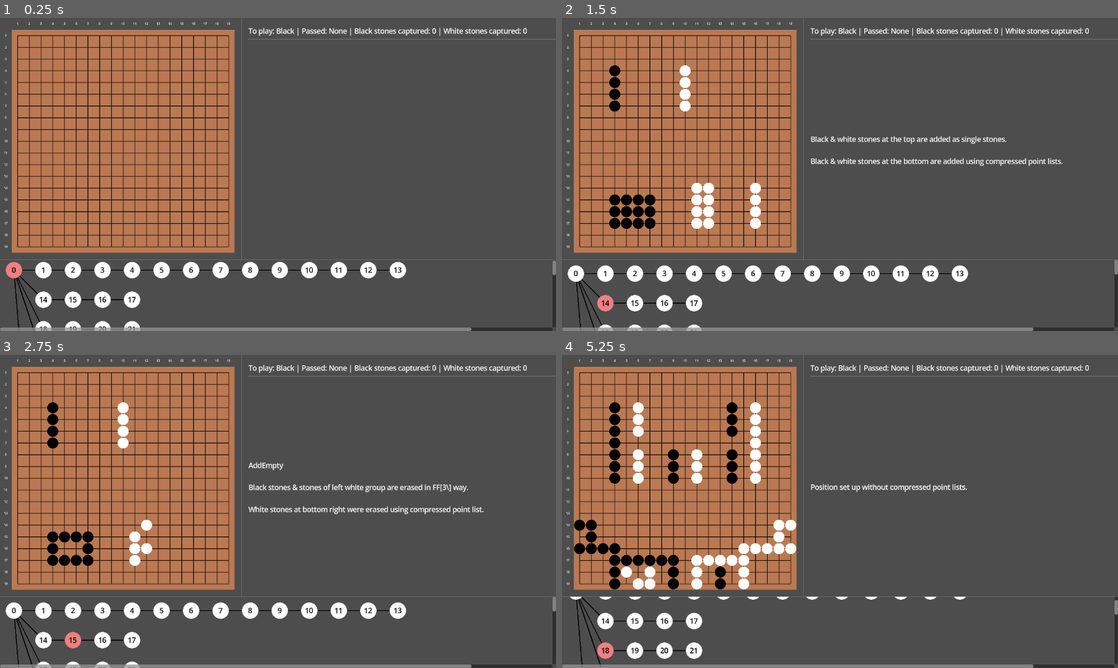
Above: before the commit, frames 1-4 (two rows, left to right).
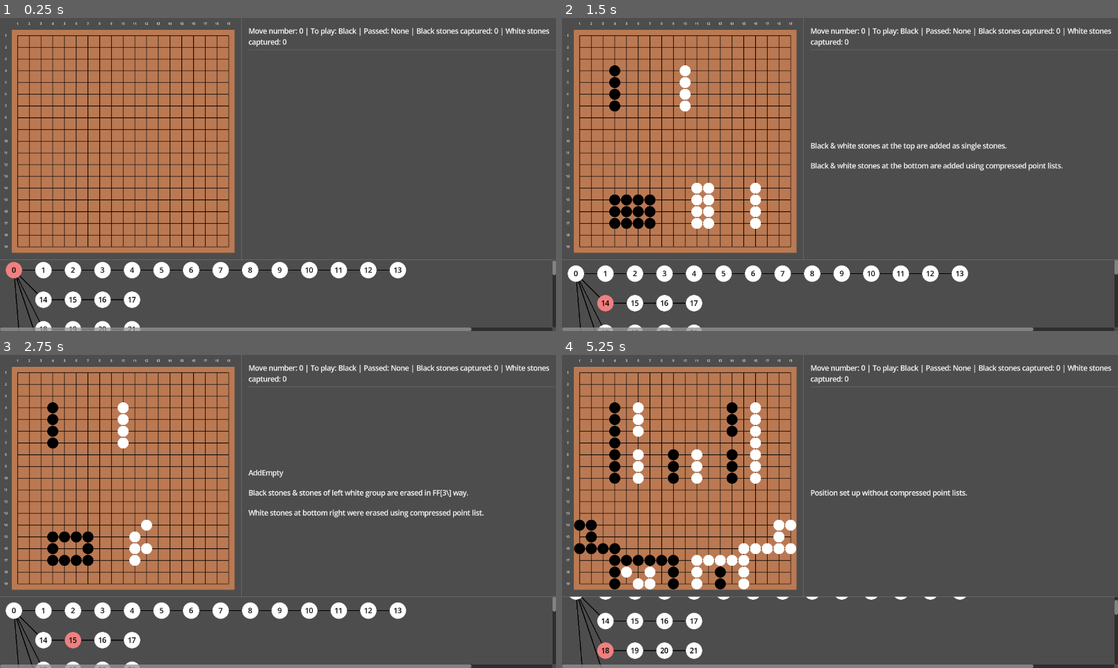
Above: after the commit, the same moments.

Repository: MichalHrbek/gdgo
Game: Godot game, scene res://scenes/main.tscn
The game is run twice, just before and just after one commit, with the same random seed, the same clock (stepped at 60 frames per second) and the same inputs.
Inputs (mouse positions are in pixels of both pictures, inside the frame that each line leads up to):
- Up to frame 1 (0.25 s): no input
- Up to frame 2 (1.5 s): tap Enter at 0.5 s; move the mouse to (578, 36) at 0.52 s; hold Right (ui_right) 0.53-1.28 s; click (578, 36) at 0.67 s; tap Space at 1.25 s; move the mouse to (589, 36) at 1.27 s; hold Down (ui_down) from 1.28 s (still down); click (589, 36) at 1.42 s
- Up to frame 3 (2.75 s): tap Enter at 2 s; move the mouse to (38, 373) at 2.02 s; release Down (ui_down) at 2.03 s; hold Right (ui_right) from 2.03 s (still down); click (38, 373) at 2.17 s
- Up to frame 4 (5.25 s): tap Space at 2.75, 4.25 s; move the mouse to (612, 373) at 2.77 s; release Right (ui_right) at 2.78 s; hold Up (ui_up) 2.78-3.53 s; click (612, 373) at 2.92 s; tap Enter at 3.5 s; move the mouse to (628, 373) at 3.52 s; hold Left (ui_left) 3.53-5.03 s; click (628, 373) at 3.67 s; move the mouse to (639, 373) at 4.27 s; click (639, 373) at 4.42 s; move the mouse to (650, 373) at 5.02 s; hold Down (ui_down) from 5.03 s (still down); click (650, 373) at 5.17 s

The runs differ from the first frame. In frame 1, 0.9% of the frame differs, in the area x 44-100%, y 3-10%; in frame 2, 2.4%; in frame 3, 2.5%, in the area x 44-100%, y 3-52%; in frame 4, 1.4%.

Commit message:
Implemented DD, AR, LN, VW

Diff:
--- a/scenes/main.tscn
+++ b/scenes/main.tscn
@@ -56,12 +56,10 @@
 [node name="HSeparator" type="HSeparator" parent="CanvasLayer/VBoxContainer/HBoxContainer/VBoxContainer" unique_id=1722079066]
 layout_mode = 2
 
-[node name="Comment" type="Label" parent="CanvasLayer/VBoxContainer/HBoxContainer/VBoxContainer" unique_id=469330276]
+[node name="Comment" type="RichTextLabel" parent="CanvasLayer/VBoxContainer/HBoxContainer/VBoxContainer" unique_id=1536925057]
 layout_mode = 2
-size_flags_horizontal = 3
 size_flags_vertical = 3
 vertical_alignment = 1
-autowrap_mode = 3
 script = ExtResource("3_jyhfs")
 
 [node name="HSeparator" type="HSeparator" parent="CanvasLayer/VBoxContainer" unique_id=209413034]
--- a/scripts/go/arrow.gd
+++ b/scripts/go/arrow.gd
@@ -3,3 +3,7 @@
 
 var start: Vector2i
 var end: Vector2i
+
+func _init(start_: Vector2i, end_: Vector2i) -> void:
+	self.start = start_
+	self.end = end_
--- a/scripts/go/game_state.gd
+++ b/scripts/go/game_state.gd
@@ -170,12 +170,38 @@
 				"MN":
 					assert(value is SgfTypes.SgfNumber)
 					s.move_number = value.value
+				"DD":
+					assert(value is SgfTypes.SgfPointList)
+					if value.points:
+						for i in value.points:
+							s.get_stone(i).dim = true
+					else:
+						for i in s.stones.values():
+							i.dim = false
+				"VW":
+					assert(value is SgfTypes.SgfPointList)
+					if value.points:
+						for x in s.board_size.x:
+							for y in s.board_size.y:
+								s.get_stone(Vector2i(x+1,y+1)).in_view = false
+						for i in value.points:
+							s.get_stone(i).in_view = true
+					else:
+						for i in s.stones.values():
+							i.in_view = true
 
 	for p in node.properties:
 		var value = node.properties[p]
 		match p:
 			"C":
 				s.comment = value.value
+			"AR":
+				assert(value is SgfTypes.SgfList)
+				for i in value.values:
+					assert(i is SgfTypes.SgfCompose)
+					assert(i.left_value is SgfTypes.SgfPoint)
+					assert(i.right_value is SgfTypes.SgfPoint)
+					s.arrows.append(Arrow.new(i.left_value.to_ivec(), i.right_value.to_ivec()))
 			"CR":
 				assert(value is SgfTypes.SgfPointList)
 				for i in value.points:
@@ -187,6 +213,13 @@
 					assert(i.left_value is SgfTypes.SgfPoint)
 					assert(i.right_value is SgfTypes.SgfText)
 					s.get_stone(i.left_value.to_ivec()).label = i.right_value.value
+			"LN":
+				assert(value is SgfTypes.SgfList)
+				for i in value.values:
+					assert(i is SgfTypes.SgfCompose)
+					assert(i.left_value is SgfTypes.SgfPoint)
+					assert(i.right_value is SgfTypes.SgfPoint)
+					s.lines.append(Line.new(i.left_value.to_ivec(), i.right_value.to_ivec()))
 			"MA":
 				assert(value is SgfTypes.SgfPointList)
 				for i in value.points:
--- a/scripts/go/line.gd
+++ b/scripts/go/line.gd
@@ -3,3 +3,7 @@
 
 var start: Vector2i
 var end: Vector2i
+
+func _init(start_: Vector2i, end_: Vector2i) -> void:
+	self.start = start_
+	self.end = end_
--- a/scripts/go/stone.gd
+++ b/scripts/go/stone.gd
@@ -5,6 +5,7 @@
 var territory: StoneColor = StoneColor.NONE
 var markup: StoneMarkup = StoneMarkup.NONE
 var dim: bool = false
+var in_view: bool = true
 var label: String = ""
 
 enum StoneColor {
--- a/scripts/go/ui/board.gd
+++ b/scripts/go/ui/board.gd
@@ -2,6 +2,7 @@
 extends GridContainer
 
 var control_grid: Dictionary[Vector2i, Control] = {}
+var markup_nodes: Array[Node] = []
 var rows := 0
 
 const board_piece_scene: PackedScene = preload("res://scenes/board_piece.tscn")
@@ -17,11 +18,42 @@
 	label.horizontal_alignment = HORIZONTAL_ALIGNMENT_CENTER
 	return label
 
+func update_markup(state: GameState) -> void:
+	for i in markup_nodes:
+		i.queue_free()
+	markup_nodes = []
+
+	for i in state.lines:
+		var line = Line2D.new()
+		line.add_point(i.start*64+Vector2i(32,32))
+		line.add_point(i.end*64+Vector2i(32,32))
+		line.default_color = Color.BLUE
+		line.width = 8
+		markup_nodes.append(line)
+		add_child(line)
+
+	for i in state.arrows:
+		var arrow = Line2D.new()
+		var start: Vector2 = i.start*64+Vector2i(32,32)
+		var end: Vector2 = i.end*64+Vector2i(32,32)
+		var left_head = Vector2(-16,-16).rotated(start.angle_to_point(end))
+		var right_head = Vector2(-16,16).rotated(start.angle_to_point(end))
+		arrow.add_point(start)
+		arrow.add_point(end)
+		arrow.add_point(end+left_head)
+		arrow.add_point(end)
+		arrow.add_point(end+right_head)
+		arrow.default_color = Color.BLUE
+		arrow.width = 8
+		markup_nodes.append(arrow)
+		add_child(arrow)
+
 func goto(state: GameState) -> void:
 	for y in range(state.board_size.y):
 		for x in range(state.board_size.x):
 			var pos := Vector2i(x,y) + Vector2i.ONE
 			control_grid[pos].get_child(0).update(state.get_stone(pos), pos, state.board_size)
+	update_markup(state)
 
 func create(state: GameState) -> void:
 	for i in get_children():
@@ -54,6 +86,8 @@
 
 			control_grid[pos].add_child(piece)
 
+	update_markup(state)
+
 func _on_piece_input_event(event: InputEvent, pos: Vector2i) -> void:
 	if event is InputEventMouseButton:
 		if event.pressed:
--- a/scripts/go/ui/board_piece.gd
+++ b/scripts/go/ui/board_piece.gd
@@ -29,6 +29,12 @@
 	if pos.y == 1: grid_top.hide()
 	if pos.x == board_size.x: grid_right.hide()
 	if pos.y == board_size.y: grid_bottom.hide()
+
+	#white_stone.self_modulate.a = 0.5 if stone.dim else 1.0
+	#black_stone.self_modulate.a = 0.5 if stone.dim else 1.0
+
+	self.visible = stone.in_view
+	self.modulate = Color.GRAY if stone.dim else Color.WHITE
 
 	if stone.color == Stone.StoneColor.WHITE:
 		white_stone.show()
--- a/scripts/go/ui/comment_box.gd
+++ b/scripts/go/ui/comment_box.gd
@@ -1,5 +1,4 @@
-extends Label
-
+extends RichTextLabel
 
 func _on_state_changed(state: GameState, _node: RefCounted) -> void:
 	text = state.comment
--- a/scripts/go/ui/game_state_ui.gd
+++ b/scripts/go/ui/game_state_ui.gd
@@ -9,4 +9,4 @@
 	}[color]
 
 func _on_state_changed(state: GameState, _node: RefCounted) -> void:
-	text = "To play: %s | Passed: %s | Black stones captured: %d | White stones captured: %d" % [color_str(state.to_play), color_str(state.passed), state.black_captured, state.white_captured]
+	text = "Move number: %d | To play: %s | Passed: %s | Black stones captured: %d | White stones captured: %d" % [state.move_number, color_str(state.to_play), color_str(state.passed), state.black_captured, state.white_captured]
